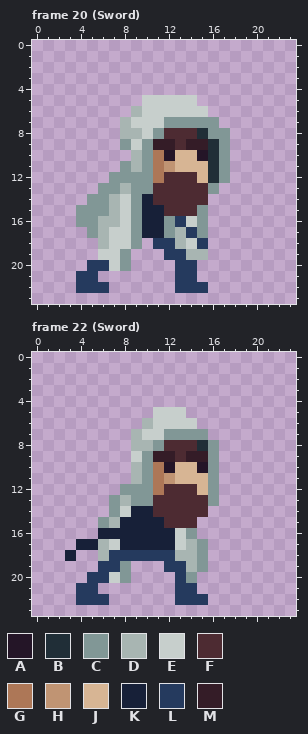
Two states of a pixel-art file, SpritesSource/forsen.ase. The picture above was drawn from the file before the commit.
24x24 pixels, 23 frames. Shown: frame 20 (Sword), frame 22 (Sword). The commit also changed other frames, which this record leaves out.
Visible layers, top first: "Layer 2", "Layer 3", "Layer 5".
Palette (. is transparent): A #241527  B #202e37  C #819796  D #a8b5b2  E #c7cfcc  F #4d2b32  G #ad7757  H #c09473  J #d7b594  K #172038  L #253a5e  M #341c27
Pixels before, frame 20 (Sword), first column x 4:
 5 ......EEEEE...
 6 .....DEEEEEE..
 7 ....DEEECCCCC.
 8 ....DDECFFFBCC
 9 ....CECMMFMMBC
10 .....DCGAJJABC
11 ....CDCGHJJJBC
12 ...CCCCGFFFJBC
13 ..CCDCCFFFFFC.
14 .CCDECKFFFFF..
15 CCCDECKKFFFC..
16 CCDDECKKCLEC..
17 .CDEECKKCDLC..
18 ..DEEC.LLDEL..
19 ..EEC...LLDD..
20 .LLEC....LL...
21 LL.......LL...
22 LLL......LLL..
Pixels before, frame 22 (Sword), first column x 3:
 5 ........EEE...
 6 .......DEEEE..
 7 ......DEECCCC.
 8 ......DDCFFFBC
 9 ......ECMMFMMC
10 ......DCGAJJAC
11 ......DCGHJJJC
12 .....CCCGFFFJC
13 ....CDCCFFFFFC
14 ....CEKKFFFFF.
15 ...CDKKKKFFF..
16 ...KKKKKKKEC..
17 .KKDEKKKKKEDC.
18 K..DLLLLLLDDC.
19 ...LLC...LLDC.
20 ..LLEC....LC..
21 .LL.......LL..
22 .LLL......LLL.
After the commit:
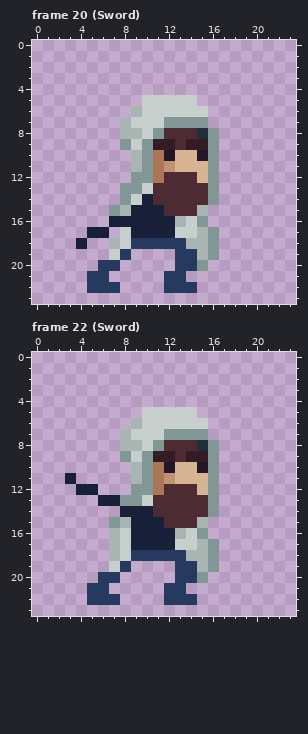
What changed:
Changed rows in their new state; - is an unchanged pixel.
Frame 20 (Sword), layers "Layer 2", "Layer 3", "Layer 5":
first column x 4:
 7 ------------.-
 8 -------------.
 9 ------------C.
10 ------------C.
11 ----.-------C.
12 ---..-------C.
13 --..C-E-------
14 -...CE------C-
15 ...CDK-----D--
16 ...KKK--KD----
17 -KK.-K--KEEDC-
18 K-.D-LL--LDDC-
19 --.-L---.-L-C-
20 -.-L.------C--
21 .-L-----L-.---
22 .--L----L--.--
Frame 22 (Sword), layers "Layer 2", "Layer 3", "Layer 5":
first column x 3:
 5 -------E---E--
 6 ------DE----E-
 7 -----DE-------
 8 -----D-E------
 9 -----C--------
11 K-------------
12 -KK--.--------
13 ---KKC-E------
14 ----.K-------C
15 ---.CD------D-
16 ---.DE----DEC-
17 -...DE-----EDC
18 .--.DE----L-DC
19 ---.EL---.-LDC
20 --.-L.-----LC-
21 -.-L-----L-.--
22 -.--L----L--.-
